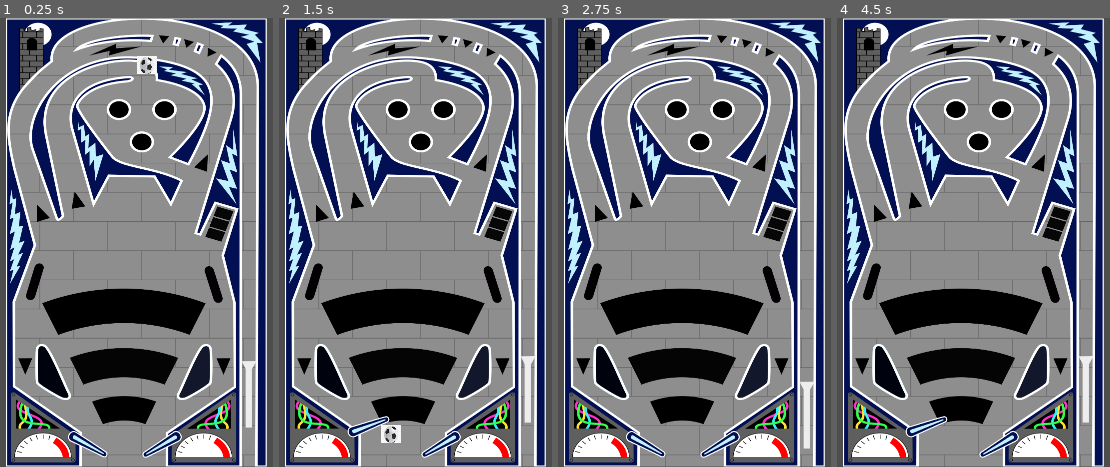
Above: before the commit, frames 1-4 (left to right).
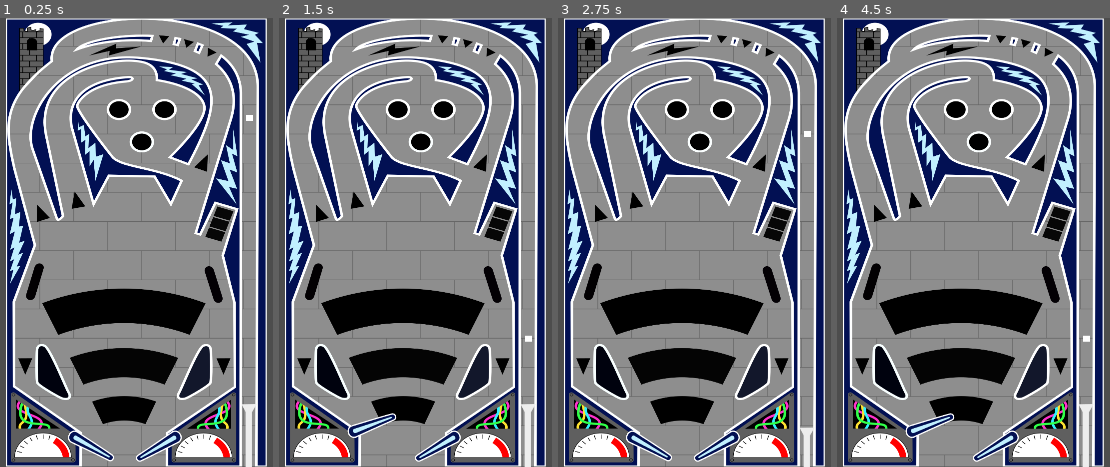
Above: after the commit, the same moments.

Repository: Rick2482/ExtremePinball
Game: Godot game, scene res://scenes/pinball.tscn
Two runs of this game, one before a commit and one after it. Both use one fixed random seed, a clock stepped at 60 frames per second and the inputs below.
Inputs:
- Up to frame 1 (0.25 s): no input
- Up to frame 2 (1.5 s): hold Space (Shoot) 0.53-1.28 s; hold D (left-astens) from 1.28 s (still down); tap Space (Shoot) at 1.35 s
- Up to frame 3 (2.75 s): release D (left-astens) at 2.03 s; hold Space (Shoot) from 2.03 s (still down)
- Up to frame 4 (4.5 s): release Space (Shoot) at 2.78 s; tap Space (Shoot) at 2.85, 4.35 s; tap Enter at 3.5 s; hold Space (Shoot) 3.53-4.28 s; hold D (left-astens) from 3.53 s (still down)

The runs differ from the first frame. In frame 1, 1.4% of the frame differs, in the area x 24-94%, y 8-100%; in frame 2, 1.5%, in the area x 24-94%, y 70-100%; in frame 3, 1.1%; in frame 4, 1.2%.

Commit message:
Fixed plunger not launching the ball, fixed minor bugs, sometimes the ball gets launched so fast it skips the collision with walls fix that

Diff:
--- a/scenes/astens.tscn
+++ b/scenes/astens.tscn
@@ -7,7 +7,7 @@
 bounce = 0.5
 
 [node name="Astens" type="Node2D"]
-scale = Vector2(0.6, 0.6)
+scale = Vector2(0.7, 0.7)
 script = ExtResource("1_aw6xa")
 
 [node name="RigidBody2D" type="RigidBody2D" parent="."]
--- /dev/null
+++ b/scenes/ball.gd
@@ -0,0 +1,8 @@
+extends RigidBody2D
+
+const CLAMP_VELOCITY = 4500.0
+
+func _integrate_forces(state):
+	var velocity = state.get_linear_velocity()
+	if velocity.length() > CLAMP_VELOCITY:
+		state.set_linear_velocity(velocity.clamped(CLAMP_VELOCITY))
--- a/scenes/ball.tscn
+++ b/scenes/ball.tscn
@@ -1,26 +1,31 @@
-[gd_scene load_steps=4 format=3 uid="uid://de8gitwjn1n0n"]
+[gd_scene load_steps=6 format=3 uid="uid://de8gitwjn1n0n"]
 
-[ext_resource type="Texture2D" uid="uid://bkfmkpeujnib3" path="res://assets/ball.png" id="1_fwjaf"]
+[ext_resource type="Script" path="res://scenes/ball.gd" id="1_rba04"]
 
 [sub_resource type="PhysicsMaterial" id="PhysicsMaterial_03q1k"]
 friction = 0.0
 bounce = 0.1
 
 [sub_resource type="CircleShape2D" id="CircleShape2D_lrnw1"]
-radius = 28.8444
+radius = 9.0
+
+[sub_resource type="Gradient" id="Gradient_hkl22"]
+offsets = PackedFloat32Array(1)
+colors = PackedColorArray(1, 1, 1, 1)
+
+[sub_resource type="GradientTexture1D" id="GradientTexture1D_7oslp"]
+gradient = SubResource("Gradient_hkl22")
 
 [node name="Ball" type="RigidBody2D"]
-position = Vector2(492, 209)
 physics_material_override = SubResource("PhysicsMaterial_03q1k")
 continuous_cd = 2
 max_contacts_reported = 1
 contact_monitor = true
+script = ExtResource("1_rba04")
 
 [node name="CollisionShape2D" type="CollisionShape2D" parent="."]
-position = Vector2(-1, 0)
 shape = SubResource("CircleShape2D_lrnw1")
 
 [node name="Sprite2D" type="Sprite2D" parent="."]
-position = Vector2(-2, 0)
-scale = Vector2(0.136111, 0.159259)
-texture = ExtResource("1_fwjaf")
+scale = Vector2(0.0664063, 14.5)
+texture = SubResource("GradientTexture1D_7oslp")
--- a/scenes/pinball.tscn
+++ b/scenes/pinball.tscn
@@ -16,13 +16,25 @@
 [node name="CollisionPolygon2D2" type="CollisionPolygon2D" parent="Walls"]
 polygon = PackedVector2Array(1056, 1079, 1057, 997, 1220, 886, 1219, 685, 1190, 571, 1224, 462, 1178, 448, 1141, 524, 1125, 520, 1214, 229, 1217, 201, 1215, 177, 1207, 153, 1196, 134, 1174, 111, 1189, 86, 1204, 98, 1217, 112, 1229, 131, 1235, 146, 1238, 158, 1240, 171, 1240, 1079)
 
+[node name="CollisionPolygon2D3" type="CollisionPolygon2D" parent="Walls"]
+polygon = PackedVector2Array(795, 487, 791, 483, 732, 312, 729, 300, 728, 292, 728, 273, 736, 242, 743, 224, 755, 201, 769, 181, 785, 163, 808, 142, 839, 122, 865, 110, 891, 101, 927, 94, 957, 92, 981, 92, 1011, 94, 1047, 100, 1074, 105, 1102, 114, 1122, 123, 1141, 135, 1154, 148, 1163, 163, 1168, 176, 1170, 196, 1169, 212, 1166, 229, 1163, 244, 1147, 286, 1130, 323, 1113, 355, 1061, 336, 1087, 310, 1108, 285, 1126, 263, 1138, 242, 1143, 232, 1146, 222, 1146, 213, 1144, 205, 1139, 196, 1128, 185, 1112, 176, 1090, 166, 1061, 157, 1032, 152, 1032, 138, 1029, 127, 1019, 116, 1003, 109, 984, 106, 962, 105, 937, 107, 909, 112, 888, 117, 864, 126, 845, 135, 827, 146, 812, 158, 801, 169, 793, 178, 784, 192, 776, 209, 771, 228, 769, 241, 769, 256, 771, 274, 813, 477, 806, 485, 800, 488)
+
+[node name="CollisionPolygon2D4" type="CollisionPolygon2D" parent="Walls"]
+polygon = PackedVector2Array(883, 455, 922, 382, 1028, 384, 1069, 454, 1099, 391, 1090, 385, 1058, 373, 1026, 364, 960, 348, 936, 337, 931, 332, 880, 265, 857, 231, 846, 211, 854, 198, 867, 186, 882, 176, 903, 167, 925, 161, 948, 157, 970, 154, 977, 151, 980, 147, 979, 143, 974, 140, 969, 139, 934, 143, 902, 150, 876, 161, 860, 172, 847, 183, 836, 198, 829, 214, 825, 232, 825, 248, 826, 258)
+
+[node name="CollisionPolygon2D5" type="CollisionPolygon2D" parent="Walls"]
+polygon = PackedVector2Array(746, 879, 744, 872, 743, 860, 744, 795, 748, 788, 755, 784, 762, 784, 768, 786, 771, 789, 774, 793, 778, 797, 829, 905, 829, 912, 827, 916, 821, 919, 813, 919, 806, 918, 772, 899, 752, 886)
+
+[node name="CollisionPolygon2D6" type="CollisionPolygon2D" parent="Walls"]
+polygon = PackedVector2Array(1086, 916, 1091, 919, 1102, 919, 1114, 914, 1145, 896, 1165, 882, 1167, 878, 1168, 874, 1169, 869, 1169, 801, 1167, 792, 1164, 788, 1160, 785, 1153, 783, 1146, 785, 1142, 788, 1135, 797, 1114, 837, 1088, 896, 1083, 905, 1083, 912)
+
 [node name="Sprite2D" type="Sprite2D" parent="Walls"]
 position = Vector2(986, 540)
 scale = Vector2(0.7, 0.601563)
 texture = ExtResource("1_gs4tp")
 
 [node name="Ball" parent="." instance=ExtResource("2_xmcvt")]
-position = Vector2(1013, 85)
+position = Vector2(1258, 212)
 
 [node name="Left-Astens" parent="." instance=ExtResource("3_xr81p")]
 position = Vector2(823, 1000)
@@ -35,6 +47,4 @@
 keycode = "right-astens"
 
 [node name="Plunger" parent="." instance=ExtResource("4_sjw0w")]
-position = Vector2(1257, 825)
-
-[node name="Node2D" type="Node2D" parent="."]
+position = Vector2(1257, 929)
--- a/scenes/plunger.gd
+++ b/scenes/plunger.gd
@@ -1,27 +1,27 @@
 extends Node2D
 
-@export var max_extension_time: float = 0.3
-@export var temp: float = 1.0
-@export var y_amount: float = 50
+@onready var body: RigidBody2D = $RigidBody2D
 
-var y_position
-var intermediate_time: float = 0.0
+@export var full_extension: float = 80
+@export var pull_time: float = 1.0
+@export var release_time: float = 0.05
 
-func _ready():
-	y_position = global_position.y
+var release_speed = 0.0
 
 func _physics_process(delta):
+	var y = body.get_position().y
 	if Input.is_action_pressed("Shoot"):
-		if intermediate_time <= max_extension_time:
-			intermediate_time += delta
-			if intermediate_time > max_extension_time:
-				intermediate_time = max_extension_time
-			var y_increment = (intermediate_time / max_extension_time) * y_amount
-			global_position.y = y_position + y_increment
+		if y < full_extension:
+			y += (full_extension / pull_time) * delta
+			if y > full_extension:
+				y = full_extension
+			body.set_position(Vector2(0, y))
 	else:
-		if intermediate_time > 0.0:
-			intermediate_time -= delta
-			if intermediate_time < 0.0:
-				intermediate_time = 0.0
-			var y_increment = (intermediate_time / temp) * y_amount
-			global_position.y = y_position - y_increment
+		if y > 0.0:
+			if release_speed == 0.0:
+				release_speed = y / release_time
+			y -= release_speed * delta
+			if y <= 0.0:
+				y = 0.0
+				release_speed = 0.0
+			body.set_position(Vector2(0, y))
--- a/scenes/plunger.tscn
+++ b/scenes/plunger.tscn
@@ -6,7 +6,7 @@
 [sub_resource type="PhysicsMaterial" id="PhysicsMaterial_f815l"]
 
 [sub_resource type="RectangleShape2D" id="RectangleShape2D_yawdm"]
-size = Vector2(18, 19)
+size = Vector2(29, 19)
 
 [node name="Plunger" type="Node2D"]
 script = ExtResource("1_d6oe5")
@@ -14,9 +14,11 @@
 [node name="RigidBody2D" type="RigidBody2D" parent="."]
 physics_material_override = SubResource("PhysicsMaterial_f815l")
 freeze = true
+freeze_mode = 1
+continuous_cd = 1
 
 [node name="CollisionShape2D" type="CollisionShape2D" parent="RigidBody2D"]
-position = Vector2(0, 9.5)
+position = Vector2(-0.5, 9.5)
 shape = SubResource("RectangleShape2D_yawdm")
 
 [node name="Sprite2D" type="Sprite2D" parent="RigidBody2D"]
